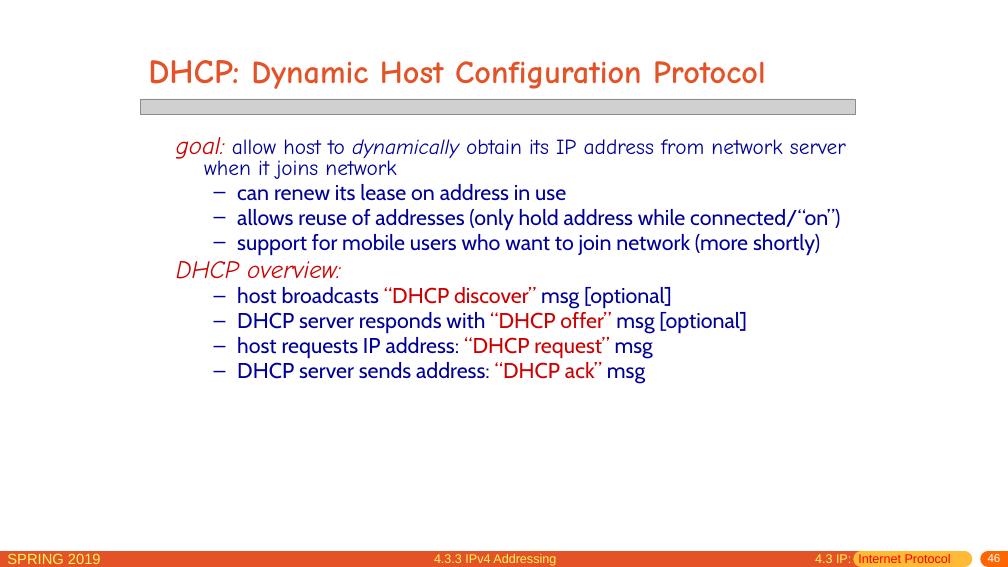
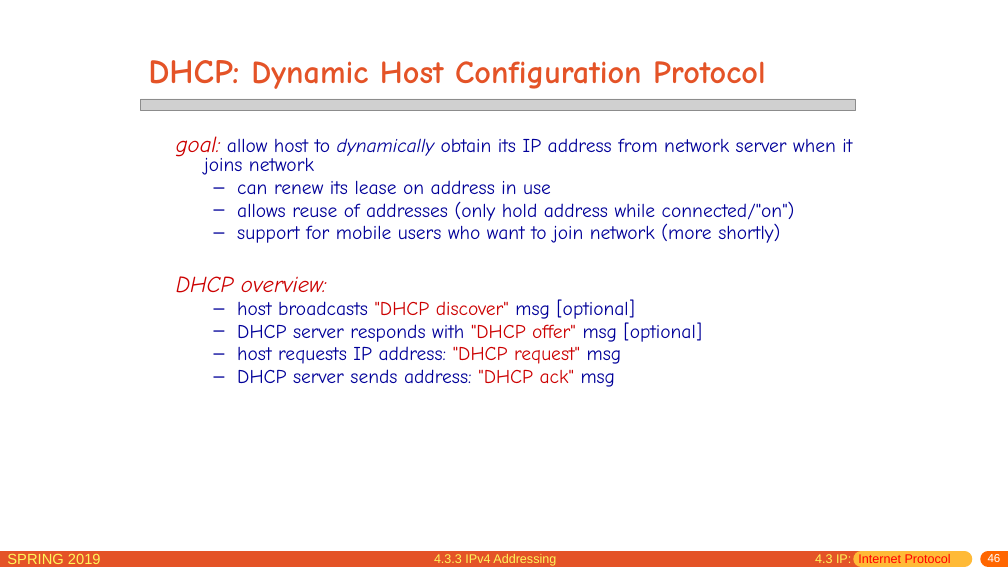
Before and after one commit to jichenghu/PPT_networkDistributed, a slide deck: slide 46 of chapter4.pptx. Drawn at 1008x567 pixels with LibreOffice and Linux fonts; fonts in the diff are those of the drawing; grey boxes stand for pictures. Boxes give left, top, right and bottom in pixels: in the first picture for what was removed or moved away, otherwise in the second. Text is boxed around its words. In the diff, an @@ line names an element or a change of style, - is before the commit and + after.

```diff
--- a/chapter4.pptx
+++ b/chapter4.pptx
@@ text at (176,136,852,293): size 23.8 to 21.7 pt in "goal:", "DHCP overview:"; size 20.4 to 18.6 pt in "allow host to dynamically obtain its IP ...", "can renew its lease on address in ...", "support for mobile users who want to ..."; font Cabin to Comic Neue in "can renew its lease on address in ...", "support for mobile users who want to ..." @@
@@ text at (237,202,795,224): text changed; size 20.4 to 18.6 pt; font Cabin to Comic Neue @@
-  – allows reuse of addresses (only hold address while connected/“on”)
+  – allows reuse of addresses (only hold address while connected/"on")
@@ text at (237,299,702,387): text changed; size 20.4 to 18.6 pt; font Cabin to Comic Neue @@
-  – host broadcasts “DHCP discover” msg [optional]
-  – DHCP server responds with “DHCP offer” msg [optional]
-  – host requests IP address: “DHCP request” msg
-  – DHCP server sends address: “DHCP ack” msg
+  – host broadcasts "DHCP discover" msg [optional]
+  – DHCP server responds with "DHCP offer" msg [optional]
+  – host requests IP address: "DHCP request" msg
+  – DHCP server sends address: "DHCP ack" msg
```
Also in this commit, not shown: 28 other slides changed, 8 slides added.
